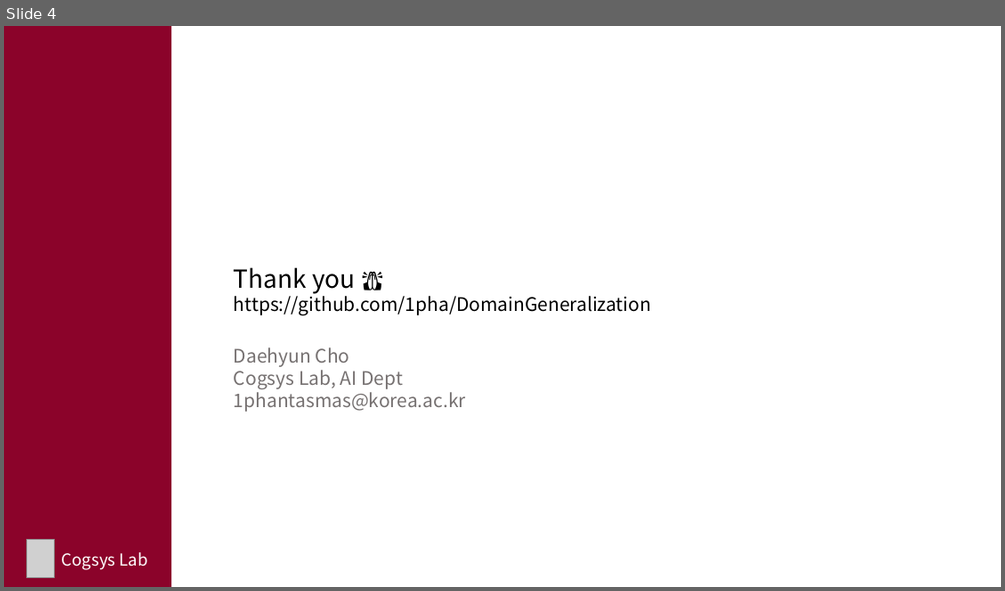
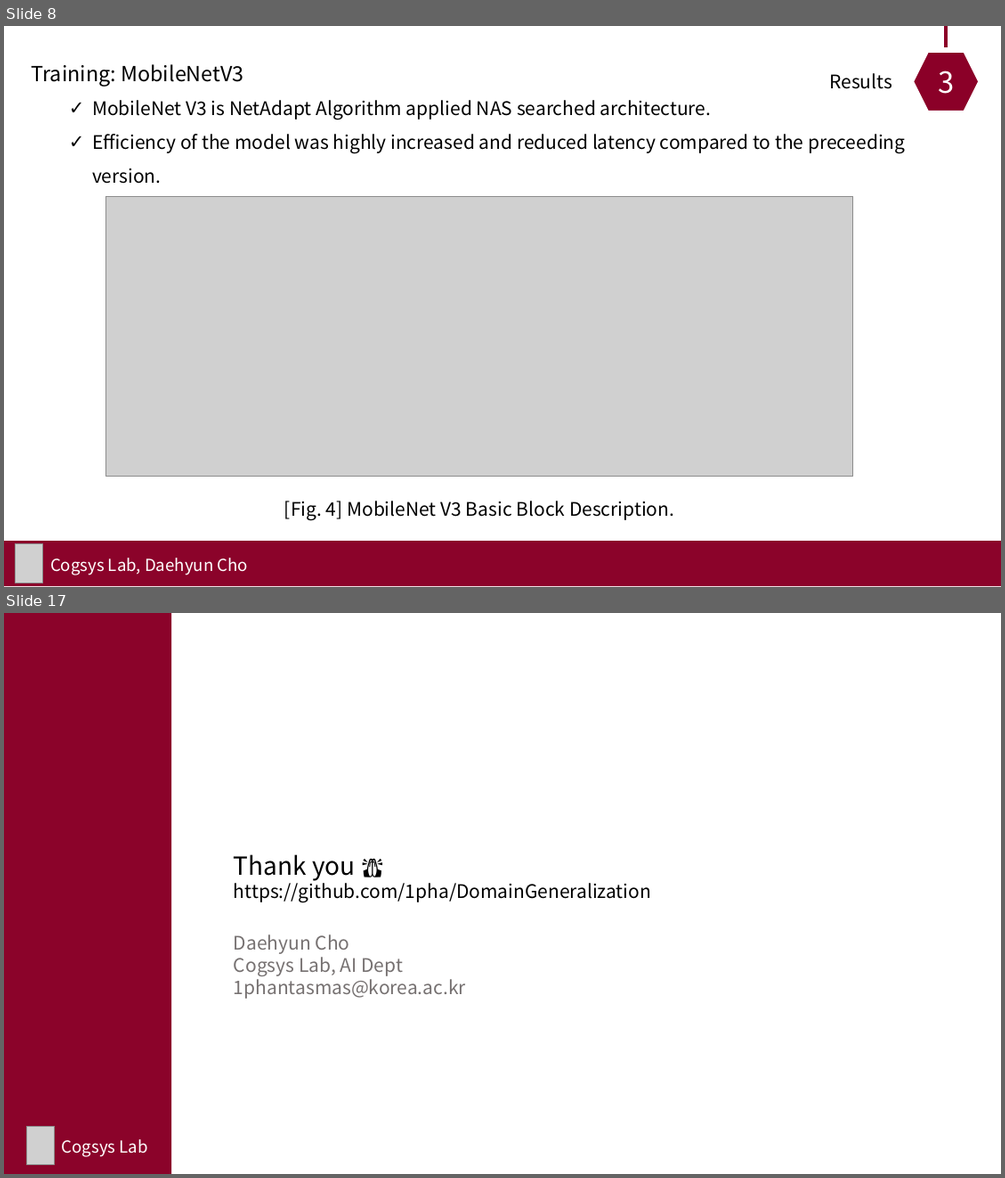
Before and after one commit to 1pha/DomainGeneralization, a slide deck: assets/Project2 Result.pptx. Shown one above the other, each under a label of ours: slide 4 before the commit, slides 8 and 17 after it; the slides between them are not shown. The pictures are 1005x591 and 1005x1178 pixels, drawn with LibreOffice and Linux fonts; fonts in the diff are those of the drawing; grey boxes stand for pictures. Boxes give left, top, right and bottom in pixels: in the first picture for what was removed or moved away, otherwise in the second. Text is boxed around its words. In the diff, an @@ line names an element or a change of style, - is before the commit and + after.

Commit message:
[Adapt] final results

```diff
--- a/assets/Project2 Result.pptx
+++ b/assets/Project2 Result.pptx
@@ slide 8 added at (x1=4, y1=26, x2=1001, y2=587), background #FFFFFF @@
@@ hexagon added at (x1=908, y1=47, x2=984, y2=117), fill #8B0028, outline #FFFFFF 10 pt, 28 pt, text #FFFFFF @@
+3
@@ line added from (947, 26) to (947, 47), #8B0028 3 pt @@
@@ text added at (x1=32, y1=64, x2=905, y2=184), 18 pt, text #000000 @@
+Training: MobileNetV3
+  ✓ MobileNet V3 is NetAdapt Algorithm applied NAS searched architecture.
+  ✓ Efficiency of the model was highly increased and reduced latency compared to the preceeding version.
@@ text added at (x1=829, y1=73, x2=892, y2=89), 18 pt, text #000000 @@
+Results
@@ picture added at (x1=105, y1=196, x2=853, y2=476) @@
@@ text added at (x1=284, y1=500, x2=674, y2=520), 18 pt, text #000000 @@
+[Fig. 4] MobileNet V3 Basic Block Description.
@@ rectangle added at (x1=4, y1=540, x2=1001, y2=586), fill #8B032A @@
@@ picture added at (x1=16, y1=544, x2=43, y2=583) @@
@@ text added at (x1=50, y1=557, x2=248, y2=575), 16 pt, text #FFFFFF @@
+Cogsys Lab, Daehyun Cho
@@ what was slide 4 is now slide 17 @@
```
Also in this commit, not shown: 3 slides changed, 12 other slides added, 1 slide removed, 9 other files.
